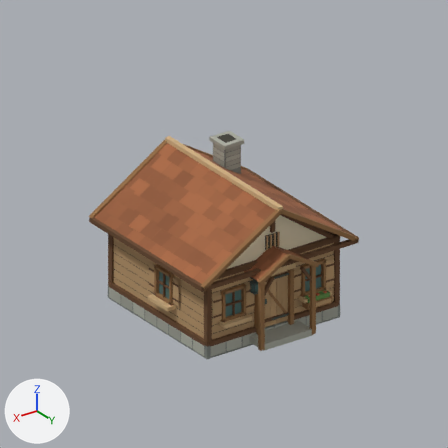
A saved change to the Blender file asset_creation/houses/log_cabin.blend.
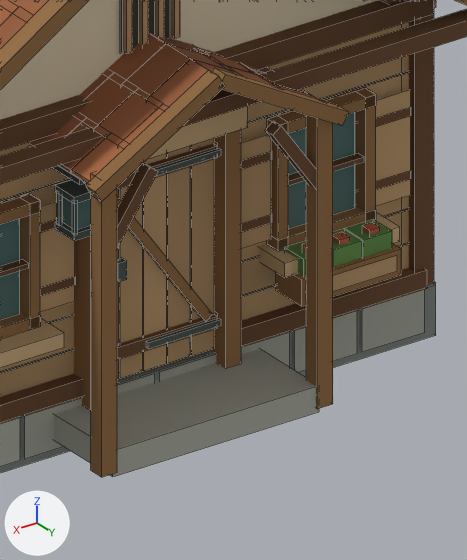
Each version appears first from the file's camera 'StudioCamera', and next in a close-up on the part from 53% to 78% of the width and 53% to 83% of the height. The lights are fixed; the arrows at lower left show +X, +Y and +Z. The last two pictures show the newer version. The close-ups show mesh edges as thin lines.

Objects in the first close-up: 'HouseDoor', 'HouseGlass', 'LogCabin_Body'.
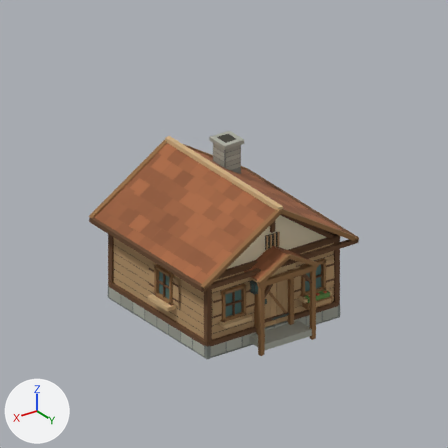
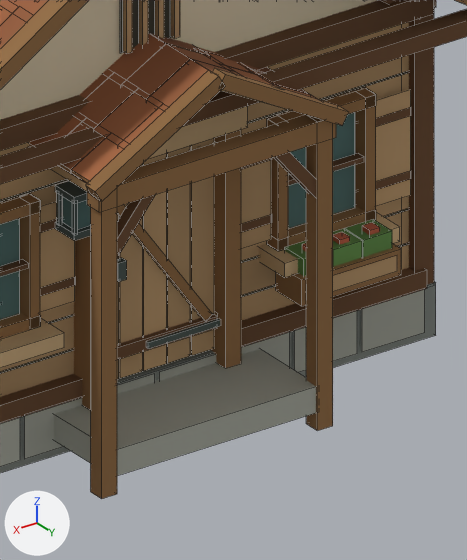
Location of each change, [x1, y1, x2, y2] in pixels of the close-ups (467 x 560 px; the box of a moved part takes in the faces that stretch with it):
'LogCabin_Body', reshaped: before [0, 0, 467, 477]; after [0, 0, 467, 499]
part 1 of me_logcabin_body, added (brown): after [87, 115, 336, 212]
part 2 of me_logcabin_body, added (brown): after [306, 116, 333, 431]
part 3 of me_logcabin_body, moved or reshaped: before [265, 121, 316, 189]; after [273, 152, 316, 197]
part 4 of me_logcabin_body, added (brown): after [91, 207, 117, 499]
part 5 of me_logcabin_body, moved or reshaped: before [117, 163, 158, 248]; after [117, 195, 155, 258]
part 6 of me_logcabin_body, built on (mostly hidden): before [59, 48, 186, 183]; after [50, 48, 296, 193]

What the commit changed:
me_logcabin_body is used by ob_logcabin_body; location (0.0, 0.0, 0.0).
me_logcabin_body had 2686 vertices, 1080 faces and spanned x -2.76..2.76, y -2.83..3.22, z -0.16..4.2.
me_logcabin_body now has 2726 vertices, 1106 faces and spans x -2.76..2.76, y -2.83..3.22, z -0.16..4.2.
me_logcabin_body part 1: a new loose piece, a box spanning x -0.99..0.99, y 3.03..3.17, z 2.02..2.18, in mat_house_palette.
me_logcabin_body part 2: a new loose piece, a box spanning x -0.96..-0.83, y 3.03..3.16, z -0.16..2.18, in mat_house_palette.
me_logcabin_body part 3: the loose piece of 8 vertices spanning x -0.94..-0.48, y 3.05..3.14, z 1.62..2.23 is scaled about its middle by (0.998, 1, 0.857), then moved by (0.0, 0.0, -0.1).
me_logcabin_body part 4: a new loose piece, a box spanning x 0.83..0.96, y 3.03..3.16, z -0.16..2.18, in mat_house_palette.
me_logcabin_body part 5: the loose piece of 8 vertices spanning x 0.48..0.94, y 3.05..3.14, z 1.62..2.23 is scaled about its middle by (0.998, 1, 0.857), then moved by (0.0, 0.0, -0.1).
Part 6, on me_logcabin_body:
2 faces are deleted.
24 vertices are added at x -2.7..2.7, y -2.75..3.14, z 2.12..4.02.
8 new vertices lie (0.0, 0.0, 0.06) away from vertices in x 0.0..2.7, y -2.75..3.14, z 2.12..3.96.
22 new faces join them.
Other edits to the shape of me_logcabin_body do not show in these pictures.
